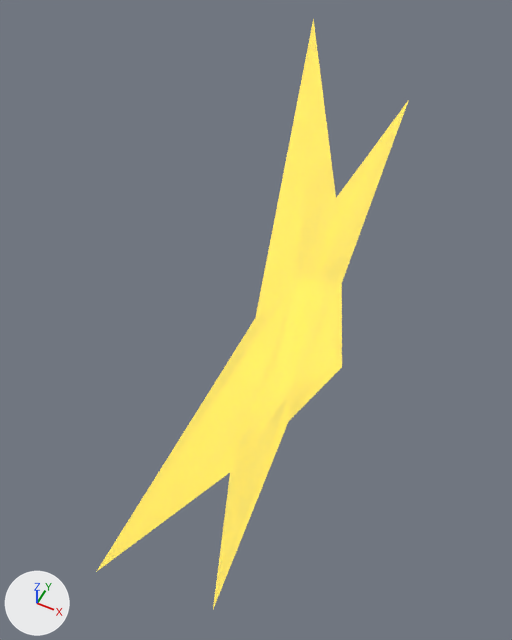
Two versions of the glTF model godot/assets/models/characters/nutrient_a.glb, one commit apart.
Before and after are seen from a 50 mm camera at (0.236, -0.589, 0.748) aimed at (-0.046, -0.024, 0.042). Every picture has the same lights, and +X, +Y and +Z are marked at lower left. The older version comes first. Vertices at exactly the same position are counted once.

In view in the first picture: 'nutrient_a'.
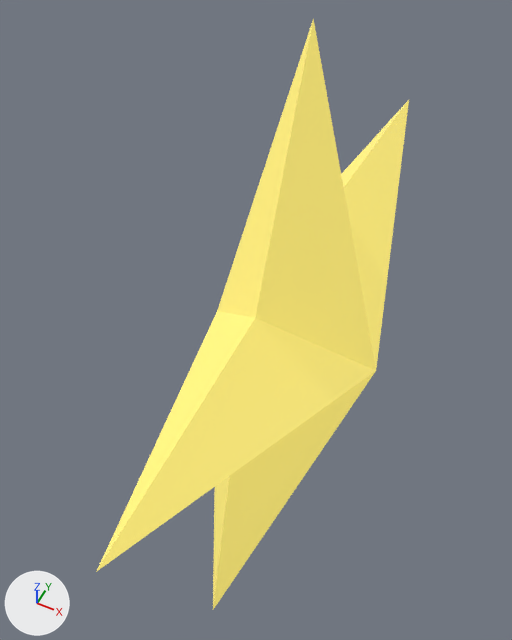
Boxes [x1, y1, x2, y2] around the edits, measured in the pictures (512 x 640 px; the box of a moved part takes in the faces that stretch with it):
part 1 of me_nutrient_a, moved or reshaped: before [96, 21, 405, 609]; after [97, 21, 407, 605]
part 2 of me_nutrient_a, moved or reshaped: before [97, 19, 409, 608]; after [96, 19, 409, 609]

Edits to the bpy script that builds the scene:
```text
Change me_nutrient_a:
    used by ob_nutrient_a; location = (0.0, 0.0, 0.0)
    remove me_nutrient_a.from_pydata(...)  # 12 vertices, 20 faces; spans x 0.0, y -0.428..0.428, z -0.364..0.45
    add me_nutrient_a.from_pydata(...)  # 12 vertices, 20 faces; spans x -0.12..0.12, y -0.428..0.428, z -0.364..0.45
    me_nutrient_a part 1
    me_nutrient_a.vertices[0].co: (0.0, 0.0, 0.12) -> (-0.12, 0.0, 0.0)  # pixel (297, 277) -> pixel (217, 310)
    me_nutrient_a part 2
    me_nutrient_a.vertices[1].co: (0.0, 0.0, -0.12) -> (0.12, 0.0, 0.0)  # pixel (290, 391) -> pixel (376, 370)
```
